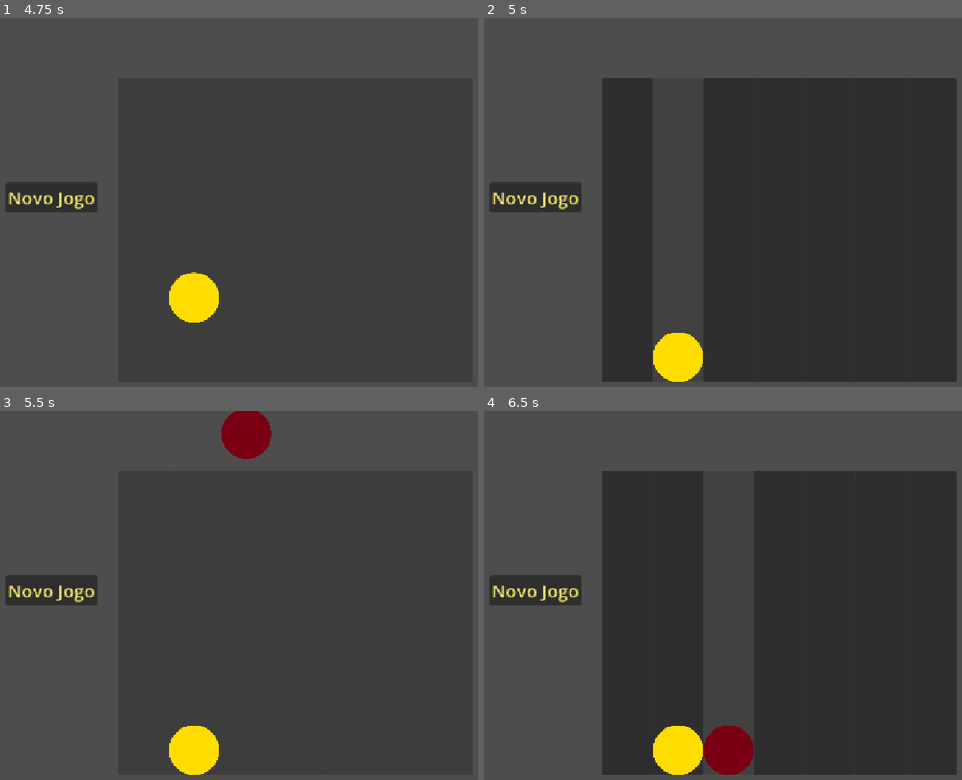
Above: before the commit, frames 1-4 (two rows, left to right).
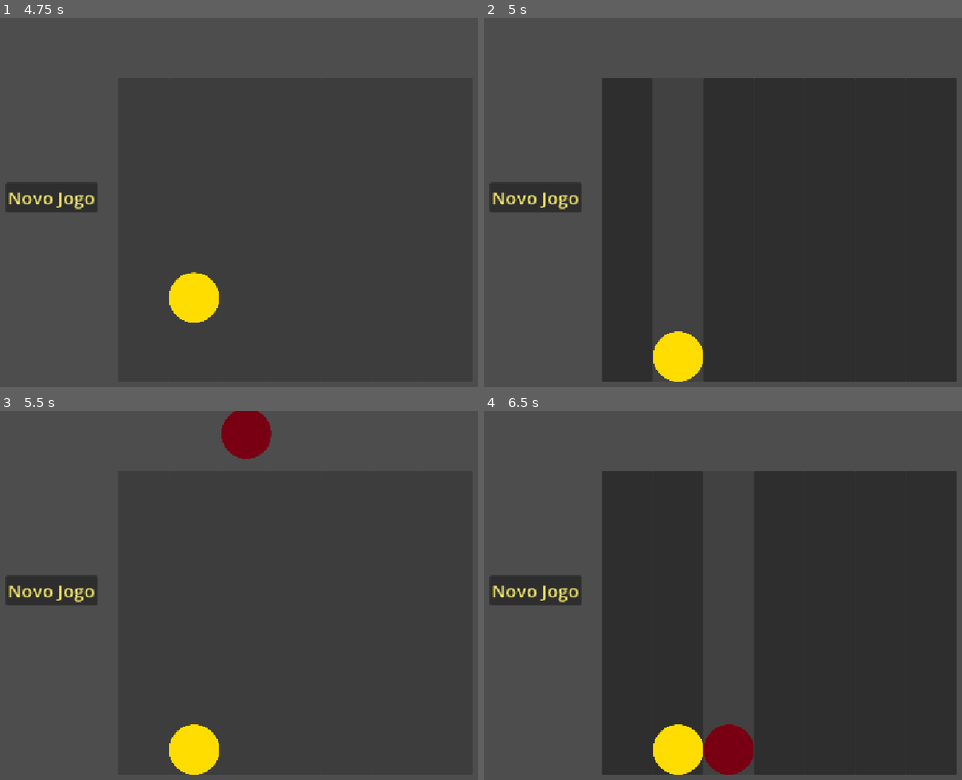
Above: after the commit, the same moments.

Repository: Guilherme-C-Ferrari/Connect-4
Game: Godot game, scene res://Cenas/Connect-4.tscn
Same seed, same stepped clock (60 frames per second), same inputs: the game is played once before the commit and once after it.
Inputs (mouse positions are in pixels of both pictures, inside the frame that each line leads up to):
- Up to frame 1 (4.75 s): click "Novo Jogo" at 0.5 s; click "Novo Jogo" at 1.25 s; click (143, 228) at 2 s; click "Novo Jogo" at 2.75 s; click (195, 228) at 3.5 s
- Up to frame 2 (5 s): no input
- Up to frame 3 (5.5 s): click (243, 621) at 5 s
- Up to frame 4 (6.5 s): no input

Frame 1 is identical in both runs. In frame 2, less than 0.1% of the frame differs, in the area x 35-46%, y 84-99%; in frame 3, less than 0.1%; in frame 4, less than 0.1%, in the area x 35-57%, y 84-99%.

Commit message:
Correção de bug de Freeze da Ficha

Diff:
--- a/Scripts/ColunaSlots.gd
+++ b/Scripts/ColunaSlots.gd
@@ -13,8 +13,9 @@
 	if body is RigidBody2D:
 		if body.freeze:
 			return
-		body.freeze = true
-		body.global_position = area.global_position
+
+		body.set_deferred("freeze", true)
+		body.set_deferred("global_position", area.global_position)
 
 		var shape = area.get_node("CollisionShape2D")
 		shape.set_deferred("disabled", true)
